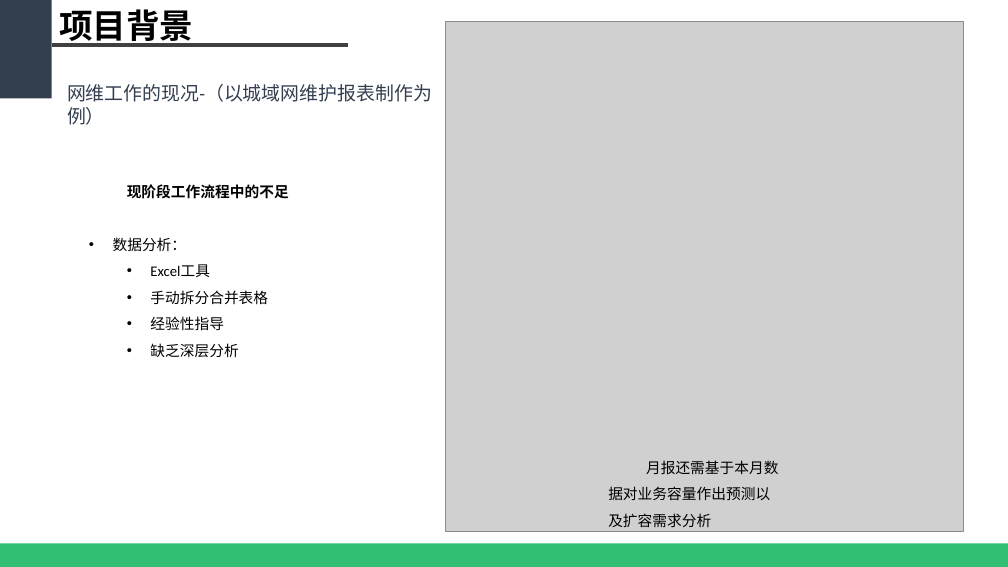
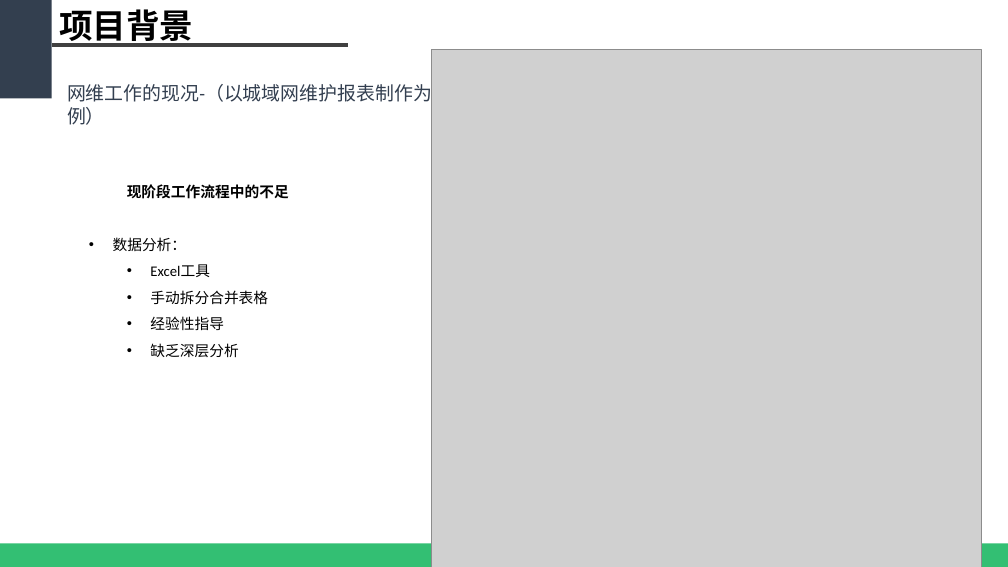
Before and after one commit to WeakX/ZHCM, a slide deck: slide 7 of PPT/(2018.01.16)基于大数据的智慧网络运维平台.pptx. Drawn at 1008x567 pixels with LibreOffice and Linux fonts; fonts in the diff are those of the drawing; grey boxes stand for pictures. Boxes give left, top, right and bottom in pixels: in the first picture for what was removed or moved away, otherwise in the second. Text is boxed around its words. In the diff, an @@ line names an element or a change of style, - is before the commit and + after.

```diff
--- a/PPT/(2018.01.16)基于大数据的智慧网络运维平台.pptx
+++ b/PPT/(2018.01.16)基于大数据的智慧网络运维平台.pptx
@@ picture: place and size @@
-picture at bbox=[445, 21, 963, 531]
+picture at bbox=[432, 49, 981, 567]
@@ text removed at bbox=[608, 460, 779, 527] @@
-月报还需基于本月数据对业务容量作出预测以及扩容需求分析
```
Also in this commit, not shown: 1 other slide changed, 2 other files.
